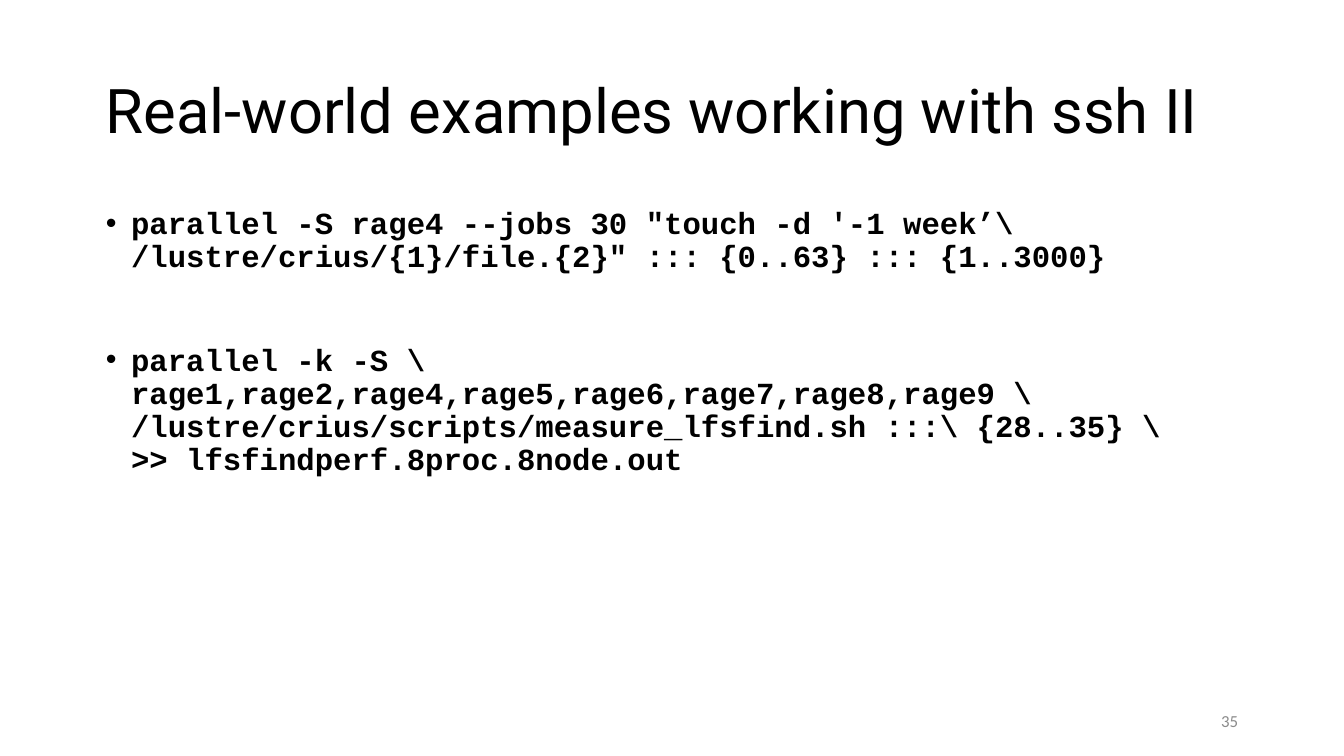
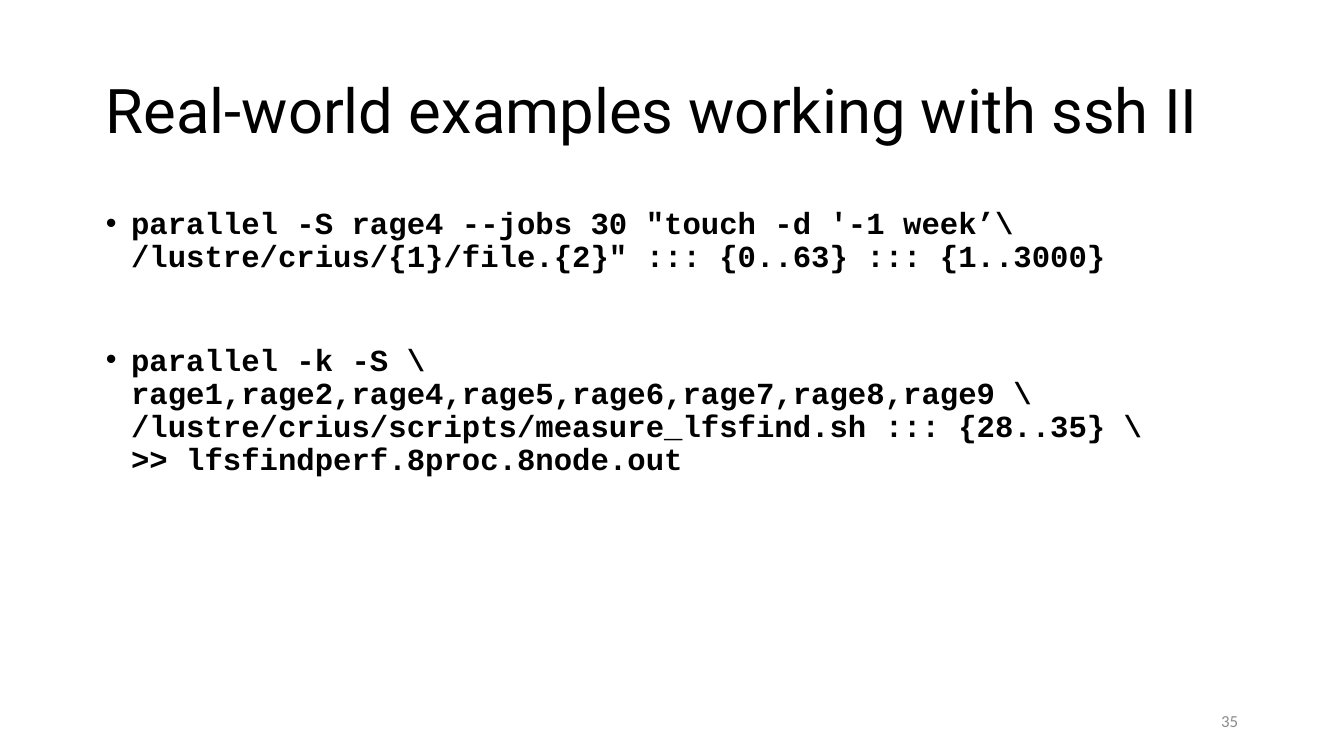
Before and after one commit to ketancmaheshwari/escience23tut, a slide deck: slide 35 of gnu-parallel-tutorial.pptx. Drawn at 1344x756 pixels with LibreOffice and Linux fonts; fonts in the diff are those of the drawing. Boxes give left, top, right and bottom in pixels: in the first picture for what was removed or moved away, otherwise in the second. Text is boxed around its words. In the diff, an @@ line names an element or a change of style, - is before the commit and + after.

```diff
--- a/gnu-parallel-tutorial.pptx
+++ b/gnu-parallel-tutorial.pptx
@@ text at (x1=131, y1=349, x2=1105, y2=477): text changed @@
-• parallel -k -S \ rage1,rage2,rage4,rage5,rage6,rage7,rage8,rage9 \
-  /lustre/crius/scripts/measure_lfsfind.sh :::\ {28..35} \
-  >> lfsfindperf.8proc.8node.out
+• parallel -k -S \ rage1,rage2,rage4,rage5,rage6,rage7,rage8,rage9 \
+  /lustre/crius/scripts/measure_lfsfind.sh ::: {28..35} \
+  >> lfsfindperf.8proc.8node.out
```
Also in this commit, not shown: 27 other slides changed, 1 other file.
